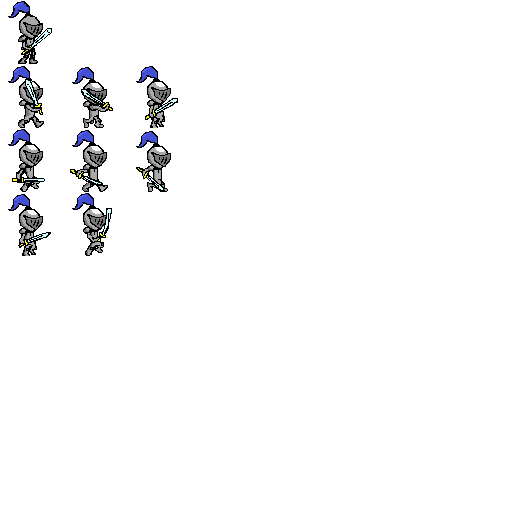
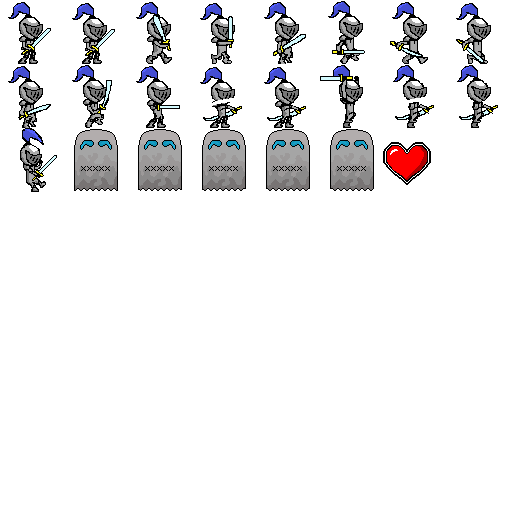
Layer changes from the first 512×512 image to the second:
removed layer "mnds_clone" over [8, 66, 178, 256]
removed layer "mnds-3.png" over [8, 1, 52, 54]
added layer "heart" above "fullsheetknight_1" over [383, 142, 431, 185]
added layer "fullsheetknight_1" above "fullsheetknight" over [8, 1, 498, 192]
